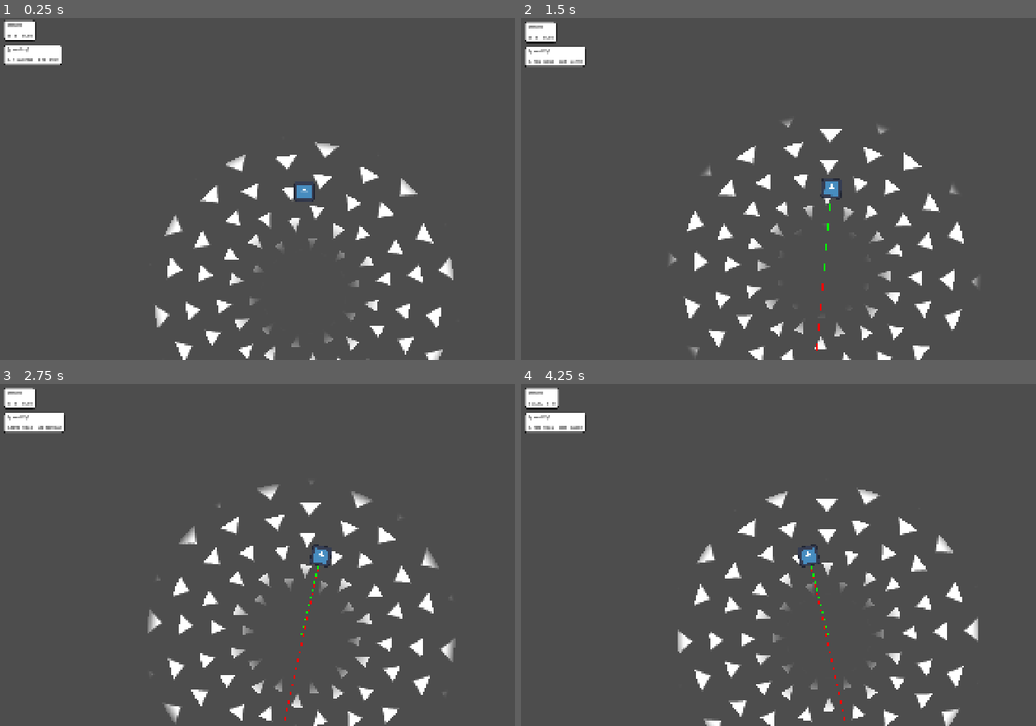
Above: before the commit, frames 1-4 (two rows, left to right).
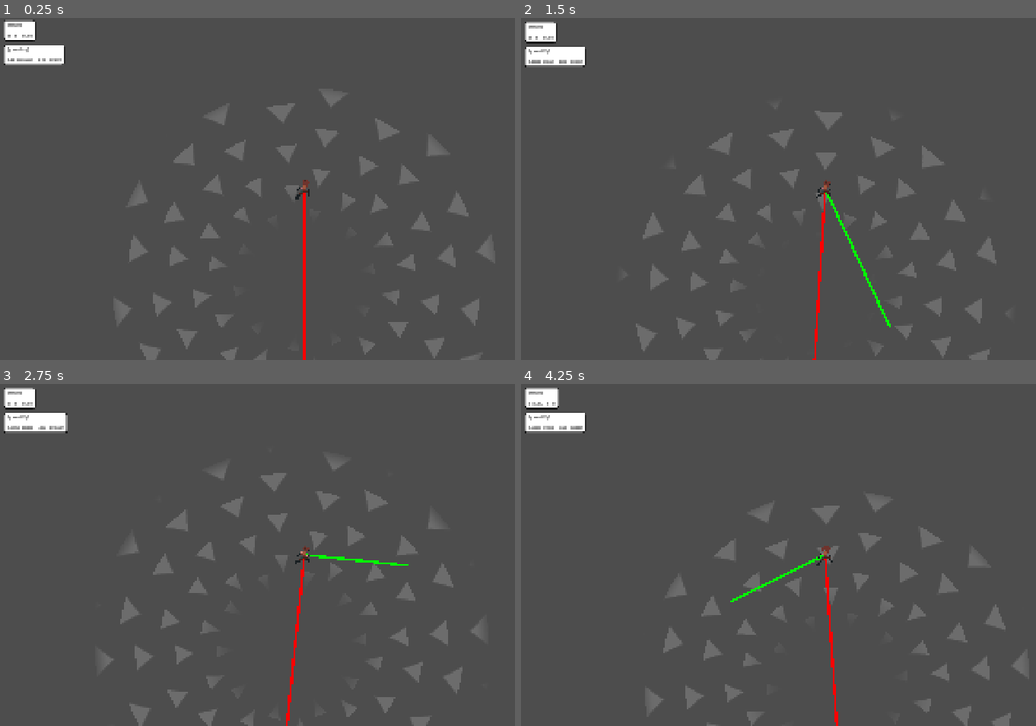
Above: after the commit, the same moments.

Repository: rylydou/tiger-hacks-25
Game: Godot game, scene res://scenes/test-ryly.tscn
Two runs of this game, one before a commit and one after it. Both use one fixed random seed, a clock stepped at 60 frames per second and the inputs below. This scene is started directly instead of the project's main scene. The engine's default icon, where the game draws it, is replaced by a stand-in: a white triangle on a blue panel in a dark square.
Inputs (mouse positions are in pixels of both pictures, inside the frame that each line leads up to):
- Up to frame 1 (0.25 s): no input
- Up to frame 2 (1.5 s): tap Enter at 0.5 s; move the mouse to (958, 171) at 0.52 s; hold Right 0.53-1.25 s; tap Tab at 0.6 s; click (958, 171) at 0.67 s; tap Space at 0.77 s; drag from (701, 206) to (824, 271) at 1.27 s
- Up to frame 3 (2.75 s): move the mouse to (365, 479) at 2.02 s; hold Right from 2.03 s (still down); tap Keypad Enter at 2.1 s
- Up to frame 4 (4.25 s): release Right at 2.75 s; drag from (793, 623) to (644, 503) at 2.77 s; move the mouse to (1010, 606) at 3.52 s; hold Left from 3.53 s (still down); tap Delete at 3.6 s; tap Space at 3.77 s

The runs differ from the first frame. In frame 1, 7.9% of the frame differs, in the area x 2-96%, y 8-100%; in frame 2, 8.0%; in frame 3, 8.3%, in the area x 2-94%, y 8-100%; in frame 4, 8.0%.

Commit message:
finalizing player movement

Diff:
--- a/content/shaders/gravity.gdshader
+++ b/content/shaders/gravity.gdshader
@@ -1,4 +1,5 @@
 shader_type canvas_item;
+render_mode blend_add;
 
 uniform float scale = 2.0;
 uniform float speed = 1.0;
@@ -11,9 +12,19 @@
 uniform float inner_feather_end = 0.5;
 uniform float outer_feather = 0.9;
 
+
+varying flat vec4 MODULATE;
+
+
 float remap(float value, float in_min, float in_max, float out_min, float out_max) {
     return out_min + (value - in_min) * (out_max - out_min) / (in_max - in_min);
 }
+
+
+void vertex() {
+	MODULATE = COLOR;
+}
+
 
 void fragment() {
 	vec2 center = vec2(0.5);
@@ -39,6 +50,8 @@
 	COLOR.a *= smoothstep(1.0, outer_feather, r);
 	COLOR.a *= smoothstep(inner_feather_start, inner_feather_end, r);
 
+	COLOR *= MODULATE;
+
 	// COLOR.r = r;
 	// COLOR.g = theta / PI / 2.0;
 	// COLOR.b = 0.0;
--- a/project.godot
+++ b/project.godot
@@ -78,6 +78,7 @@
 
 [rendering]
 
+textures/canvas_textures/default_texture_filter=0
 renderer/rendering_method="mobile"
 textures/vram_compression/import_s3tc_bptc=true
 textures/vram_compression/import_etc2_astc=true
--- a/scenes/entities/player.tscn
+++ b/scenes/entities/player.tscn
@@ -1,25 +1,41 @@
 [gd_scene load_steps=5 format=3 uid="uid://drbctbpnp652k"]
 
 [ext_resource type="Script" uid="uid://bjieh1uyr44c" path="res://scripts/entities/player.gd" id="1_ucweq"]
-[ext_resource type="Texture2D" uid="uid://nnuxevdv2iao" path="res://icon.svg" id="2_08t41"]
+[ext_resource type="Texture2D" uid="uid://b03wh6yfvnl7u" path="res://content/art/Player/player run 48x48(1).png" id="2_1ie0h"]
 [ext_resource type="Script" uid="uid://hpupyh8dlpw3" path="res://scripts/entities/camera.gd" id="3_1ie0h"]
 
 [sub_resource type="CircleShape2D" id="CircleShape2D_08t41"]
+radius = 16.0
 
 [node name="Player" type="CharacterBody2D"]
+floor_constant_speed = true
+floor_max_angle = 1.553343
+floor_snap_length = 500.0
 script = ExtResource("1_ucweq")
+jetpack_boost_accel = 1000.0
+space_rotation_speed = 3.0
+space_decel_linear = 100.0
+space_decel_mult = 0.99
+planet_max_move_speed = 150.0
+planet_move_accel_air = 500.0
+planet_move_accel_ground = 2000.0
+planet_jump_velocity = 200.0
+planet_decel_air_linear = 300.0
+planet_decel_air_mult = 0.99
+planet_decel_ground_linear = 2000.0
+planet_decel_ground_mult = 0.99
 
 [node name="Collision" type="CollisionShape2D" parent="."]
 shape = SubResource("CircleShape2D_08t41")
 
 [node name="Sprite" type="Sprite2D" parent="."]
-texture = ExtResource("2_08t41")
+texture = ExtResource("2_1ie0h")
+hframes = 8
 
 [node name="Camera" type="Camera2D" parent="."]
 ignore_rotation = false
-zoom = Vector2(0.5, 0.5)
+zoom = Vector2(2, 2)
 process_callback = 0
 limit_enabled = false
-position_smoothing_enabled = true
 rotation_smoothing_enabled = true
 script = ExtResource("3_1ie0h")
--- a/scenes/test-ryly.tscn
+++ b/scenes/test-ryly.tscn
@@ -8,10 +8,10 @@
 [sub_resource type="QuadMesh" id="QuadMesh_spcul"]
 
 [sub_resource type="CircleShape2D" id="CircleShape2D_spcul"]
-radius = 1536.0
+radius = 320.0
 
 [sub_resource type="CircleShape2D" id="CircleShape2D_1jrt7"]
-radius = 512.0
+radius = 128.0
 
 [node name="Ryly Testing" type="Node2D"]
 
@@ -25,10 +25,11 @@
 script = ExtResource("2_spcul")
 
 [node name="Gravity VFX" type="MeshInstance2D" parent="Planet/Gravity Circle"]
+self_modulate = Color(1, 1, 1, 0.1254902)
 texture_filter = 4
 texture_repeat = 2
 material = ExtResource("1_vs8jj")
-scale = Vector2(2000, 2000)
+scale = Vector2(640, 640)
 mesh = SubResource("QuadMesh_spcul")
 texture = ExtResource("2_1jrt7")
 
@@ -39,8 +40,4 @@
 shape = SubResource("CircleShape2D_1jrt7")
 
 [node name="Player" parent="." instance=ExtResource("3_1jrt7")]
-position = Vector2(5, -661)
-air_decel_space = 25.0
-air_decel_gravity = 100.0
-ground_decel = 300.0
-move_speed = 600.0
+position = Vector2(1, -150)
--- a/scripts/entities/player.gd
+++ b/scripts/entities/player.gd
@@ -1,53 +1,46 @@
 class_name Player extends CharacterBody2D
 
 
-@export var air_decel_space := 0.0
-@export var air_decel_gravity := 0.0
-@export var ground_decel := 0.0
+@export_group("Jetpack", "jetpack_")
 
-
-@export_group("Gravity Movement")
-
-@export_group("Movement", "move_")
-@export var move_speed := 64.0
-#@export var move_crouch_speed := 2.0
-
-
-@export_range(0, 60, 1, "or_greater", "suffix:ticks") var move_accel_ticks := 4.0
-@export_range(0, 60, 1, "or_greater", "suffix:ticks") var move_decel_ticks := 4.0
-@export_range(0, 60, 1, "or_greater", "suffix:ticks") var move_pivot_ticks := 2.0
-
-@export_range(0, 60, 1, "or_greater", "suffix:ticks") var move_accel_air_ticks := 4.0
-@export_range(0, 60, 1, "or_greater", "suffix:ticks") var move_decel_air_ticks := 4.0
-@export_range(0, 60, 1, "or_greater", "suffix:ticks") var move_pivot_air_ticks := 2.0
-
-
-@export_group("Gravity and Jump")
-@export_range(0, 16, 1, "or_greater", "suffix:px") var jump_height_min := 8.0
-@export_range(0, 16, 1, "or_greater", "suffix:px") var jump_height_max := 32.0
-@export_range(0, 120, 1, "or_greater", "suffix:ticks") var jump_ticks := 30.0
-@export_range(0, 120, 1, "or_greater", "suffix:ticks") var fall_ticks := 30.0
-var fall_gravity := 0.0
-var jump_gravity := 0.0
-var jump_velocity_min := 0.0
-var jump_velocity_max := 0.0
-@export var step_time := 0.2
-var step_timer := 0.0
+@export var jetpack_boost_accel := 10.0
 
 
 @export_group("Space Movement", "space_")
 
 @export var space_rotation_speed := 1.0
 
+@export var space_decel_linear := 0.0
+@export var space_decel_mult := 1.0
+
+
+@export_group("Planet Movement", "planet_")
+
+@export var planet_max_move_speed := 100.0
+@export var planet_move_accel_air := 100.0
+@export var planet_move_accel_ground := 100.0
+@export var planet_jump_velocity = 500.0
+
+@export var planet_decel_air_linear := 0.0
+@export var planet_decel_air_mult := 1.0
+@export var planet_decel_ground_linear := 0.0
+@export var planet_decel_ground_mult := 1.0
+
+@export var step_time := 0.2
+var step_timer := 0.0
+
 
 var gamepad := Gamepad.create(Gamepad.DEVICE_AUTO)
 
+var is_jumping := false
 
-func _process(delta: float) -> void:
-	gamepad.poll(delta)
+
+func get_up_vector() -> Vector2:
+	return transform.basis_xform(Vector2.UP)
 
 
 func _physics_process(delta: float) -> void:
+	gamepad.poll(delta)
 	_process_movement(delta)
 
 	queue_redraw()
@@ -56,7 +49,8 @@
 func _process_movement(delta: float) -> void:
 	var gravity := get_gravity()
 
-	velocity += gravity * delta
+	if not gamepad.jump.down:
+		velocity += gravity * delta
 
 	DevTools.sticky_toast(&"gravity", gravity)
 	DevTools.sticky_toast(&"move", gamepad.move)
@@ -66,20 +60,16 @@
 	if has_gravity:
 		motion_mode = CharacterBody2D.MOTION_MODE_GROUNDED
 		up_direction = -gravity
-		rotation = gravity.angle() - PI/2.0
+
+		rotation = gravity.angle() - (PI / 2.0)
 	else:
 		motion_mode = CharacterBody2D.MOTION_MODE_FLOATING
 
-	var deceleration = air_decel_gravity if has_gravity else air_decel_space
-	if is_on_floor():
-		deceleration = ground_decel
-
-	velocity = velocity.move_toward(Vector2.ZERO, deceleration * delta)
-
 	if has_gravity:
-		pass
-
-	_process_walk(delta)
+		_process_gravity(delta)
+	else:
+		vel_move = 0.0
+		_process_space(delta)
 
 	var directed_move := Vector2.from_angle(rotation) * vel_move
 	velocity += directed_move
@@ -87,69 +77,63 @@
 	velocity -= directed_move
 
 
+func _process_space(delta: float) -> void:
+	is_jumping = false
+	rotation += gamepad.move.x * space_rotation_speed * delta
+
+	if gamepad.jump.down:
+		velocity += get_up_vector() * jetpack_boost_accel * delta
+
+	velocity = velocity.move_toward(Vector2.ZERO, space_decel_linear * delta) * space_decel_mult
+
+
 var vel_move := 0.0
 
-func _process_walk(delta: float) -> void:
+func _process_gravity(delta: float) -> void:
+	var up := transform.basis_xform(Vector2.UP)
+	var right := transform.basis_xform(Vector2.RIGHT)
+
 	var is_grounded = is_on_floor()
-	var is_pivoting = not is_zero_approx(vel_move) and sign(vel_move) != sign(gamepad.move.x)
 
-	var move_ticks := 0.0
-	var extra_dec := 0.0
-	var extra_smooth := 0.0
 	if is_grounded:
-		# grounded movement
-		if gamepad.move.x == 0.0:
-				move_ticks = -move_decel_ticks
-		else:
-			if is_pivoting:
-				move_ticks = move_pivot_ticks
-			else:
-				move_ticks = move_accel_ticks
-	else:
-		# air movement
-		if gamepad.move.x == 0.0:
-			move_ticks = -move_decel_air_ticks
-		else:
-			if is_pivoting:
-				move_ticks = move_pivot_air_ticks
-			else:
-				move_ticks = move_accel_air_ticks
+		is_jumping = false
 
-	if move_ticks > 0.0:
-		var speed: float = move_speed / (move_ticks / Global.TPS / delta)
-		vel_move += gamepad.move.x * speed
-	elif move_ticks < 0.0:
-		vel_move = move_toward(vel_move, 0.0, move_speed / (-move_ticks / Global.TPS / delta))
+	var move_accel := planet_move_accel_ground if is_grounded else planet_move_accel_air
 
-	var max_speed := move_speed
-	vel_move = clamp(vel_move, -max_speed, max_speed)
+	var projection := velocity.project(right)
+	var current_move_speed := projection.length()
 
-	var hit_wall_on_left := is_on_wall() and test_move(transform, Vector2.LEFT)
-	var hit_wall_on_right := is_on_wall() and test_move(transform, Vector2.RIGHT)
+	if absf(current_move_speed) < absf(planet_max_move_speed):
+		velocity += right * gamepad.move.x * move_accel * delta
+
+	# Deceleration if not moving
+	if is_zero_approx(gamepad.move.x) || signf(velocity.dot(right)) != signf(gamepad.move.x):
+		var decel_linear = planet_decel_ground_linear if is_grounded else planet_decel_air_linear
+		var decel_mult = planet_decel_ground_mult if is_grounded else planet_decel_air_mult
+
+		velocity = velocity.move_toward(Vector2.ZERO, decel_linear * delta) * decel_mult
 
 	if vel_move == 0.0:
 		step_timer -= delta
 
-	if is_grounded and (
-			(vel_move > 0.0 and not hit_wall_on_right) or
-			(vel_move < 0.0 and not hit_wall_on_left)
-	):
+	if is_grounded:
 		step_timer -= delta
 		if step_timer < 0.0:
 			step_timer = step_time
 			SFX.event(&"sfx/step").at(self).play()
 
-	if hit_wall_on_left:
-		if vel_move < 0.0:
-			vel_move = 0.0
+	# Jumping and boosting
 
-	if hit_wall_on_right:
-		if vel_move > 0.0:
-			vel_move = 0.0
+	if is_grounded and gamepad.jump.pressed:
+		is_jumping = true
+		velocity += get_up_vector() * planet_jump_velocity
+
+	if gamepad.jump.down:
+		velocity += get_up_vector() * jetpack_boost_accel * delta
 
 
 func _draw() -> void:
 	var gravity := get_gravity()
 
-	draw_line(Vector2.ZERO, to_local(gravity) * 300.0, Color.RED, 4.0)
-	draw_line(Vector2.ZERO, to_local(velocity), Color.GREEN, 4.0)
+	draw_line(Vector2.ZERO, gravity.rotated(-rotation) * 300.0, Color.RED, 4.0)
+	draw_line(Vector2.ZERO, velocity.rotated(-rotation), Color.GREEN, 4.0)
Not shown, added: content/art/Player/player run 48x48(1).png.import
Not shown, added: content/art/Player/space idle.png.import
